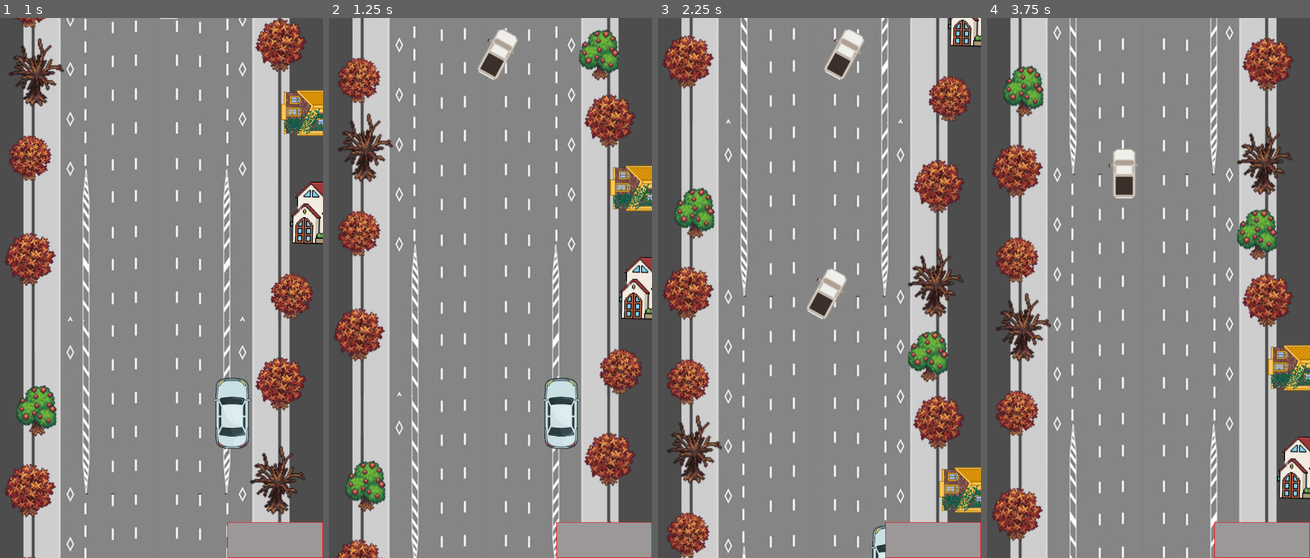
Above: before the commit, frames 1-4 (left to right).
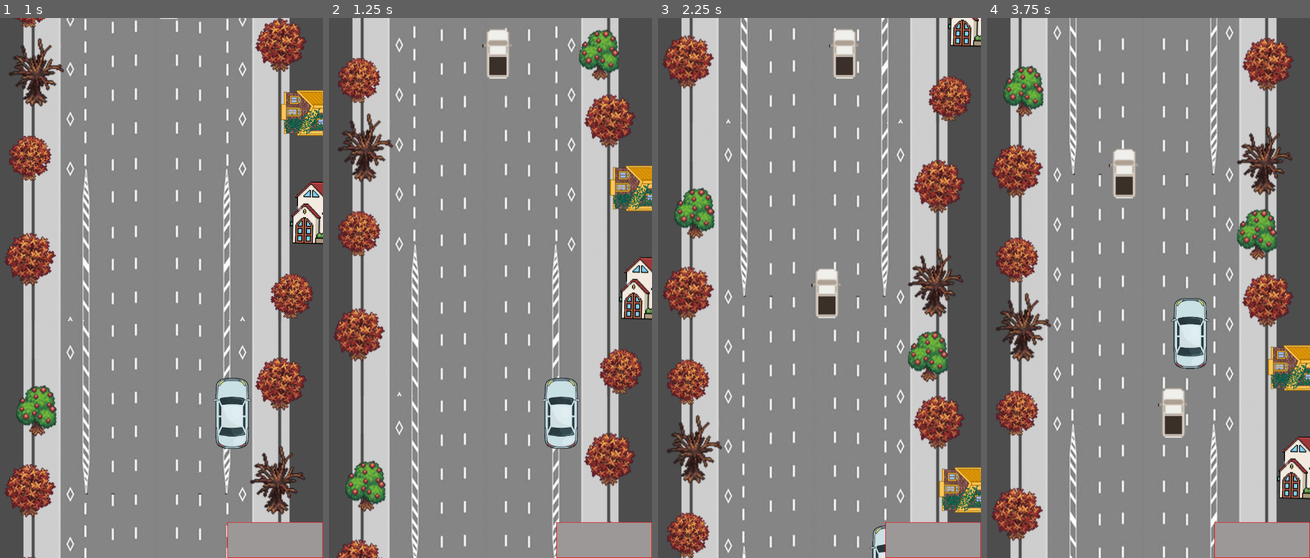
Above: after the commit, the same moments.

Repository: Zanzigzan/ChaosHacks-2024
Game: Godot game, scene res://main.tscn
The game is run twice, just before and just after one commit, with the same random seed, the same clock (stepped at 60 frames per second) and the same inputs.
Inputs:
- Up to frame 1 (1 s): hold Right (ui_right) from 0.53 s (still down)
- Up to frame 2 (1.25 s): keep holding Right (ui_right)
- Up to frame 3 (2.25 s): release Right (ui_right) at 1.28 s; hold Down (ui_down) 1.28-2.03 s; hold Right (ui_right) from 2.03 s (still down)
- Up to frame 4 (3.75 s): release Right (ui_right) at 2.78 s; hold Up (ui_up) 2.78-3.53 s; hold Left (ui_left) from 3.53 s (still down)

Frame 1 is identical in both runs. In frame 2, 0.5% of the frame differs, in the area x 45-59%, y 2-12%; in frame 3, 1.0%; in frame 4, 1.9%, in the area x 52-69%, y 51-78%.

Commit message:
Snow event added

Diff:
--- a/enemy.gd
+++ b/enemy.gd
@@ -1,7 +1,7 @@
 class_name Enemy extends Area2D
 #
 @export var speed = 500
-var is_wiggling = true
+var is_wiggling = false
 var wiggle_amount = .5  # Adjust for more or less wiggle
 var wiggle_speed = 10 # Lower is faster, higher is slower
 var wiggle_timer = 0
@@ -24,5 +24,5 @@
 		body.die()
 	queue_free()
 
-func start_wiggling():
-	is_wiggling = true
+func set_wiggling(wiggling):
+	is_wiggling = wiggling
--- a/main.gd
+++ b/main.gd
@@ -2,8 +2,11 @@
 
 @export var enemy_scenes: Array[PackedScene] = []
 
+
 var scroll_speed = 1800
 var countEvent = 0
+
+@onready var enemy = get_node("res://enemy.gd")
 
 var screen_size
 
@@ -34,11 +37,18 @@
 	if countEvent == 0:
 		$EventsMsgs.show_message("SNOWFALL!!!!", "Cars slowed by 50%")
 		countEvent += 1
-
+		$WigglingTimer.start()
 	elif countEvent == 1:
+		$WigglingTimer.stop()
 		$EventsMsgs.show_message("RICHMOND DRIVER!!!!", "BE AWARE!!!")
 		countEvent += 1
 	elif countEvent == 2:
 		$EventsMsgs.show_message("CAUTION: ACIDENT AHEAD", "Transit!")
 	else:
 		$EventsMsgs.show_message("SNOW AND RICHMOND DRIVER!!!!", "CHAOOOS!!!")
+
+
+
+func _on_wiggling_timer_timeout():
+	for enemy in $EnemyContainer.get_children():
+		enemy.set_wiggling(true)
--- a/main.tscn
+++ b/main.tscn
@@ -48,5 +48,9 @@
 
 [node name="EventsMsgs" parent="." instance=ExtResource("5_wichx")]
 
+[node name="WigglingTimer" type="Timer" parent="."]
+wait_time = 0.5
+
 [connection signal="timeout" from="EnemySpawnTimer" to="." method="_on_enemy_spawn_timer_timeout"]
 [connection signal="timeout" from="EventTimer" to="." method="_on_event_timer_timeout"]
+[connection signal="timeout" from="WigglingTimer" to="." method="_on_wiggling_timer_timeout"]
